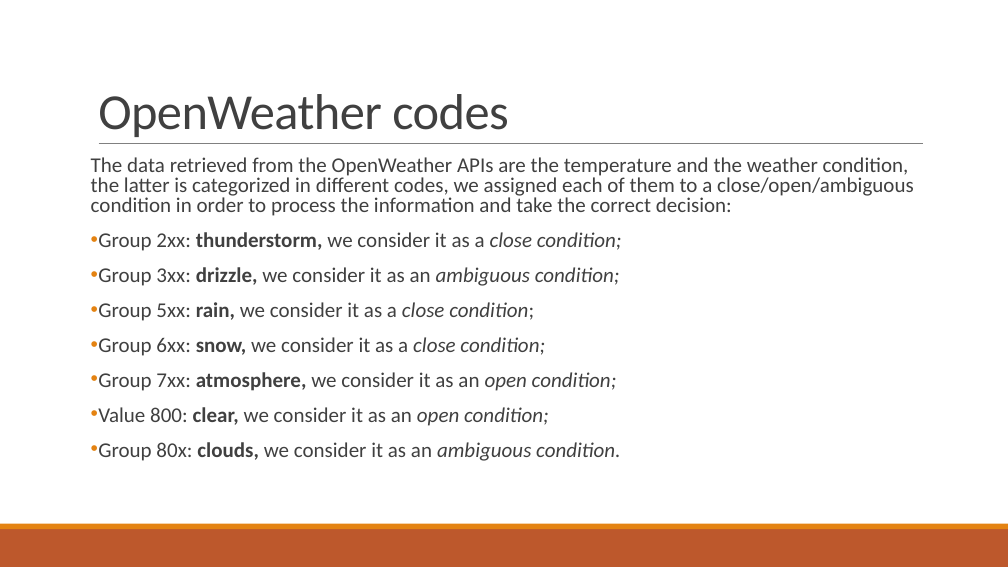
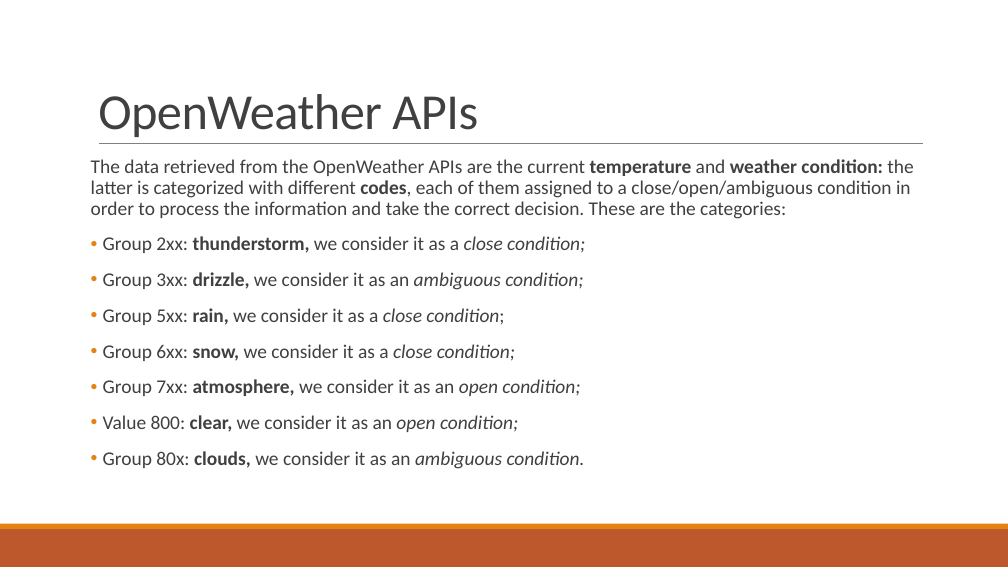
Before and after one commit to francescobaraldi/smart-neighborhood, a slide deck: slide 24 of Smart Neighborhood.pptx (slide 20 before the commit). Drawn at 1008x567 pixels with LibreOffice and Linux fonts; fonts in the diff are those of the drawing. Boxes give left, top, right and bottom in pixels: in the first picture for what was removed or moved away, otherwise in the second. Text is boxed around its words. In the diff, an @@ line names an element or a change of style, - is before the commit and + after.

```diff
--- a/Smart Neighborhood.pptx
+++ b/Smart Neighborhood.pptx
@@ title at <box>98,94,478,137</box>: text changed @@
-OpenWeather codes
+OpenWeather APIs
@@ text at <box>91,159,913,219</box>: text changed; size 20 to 18.5 pt @@
-The data retrieved from the OpenWeather APIs are the temperature and the weather condition, the latter is categorized in different codes, we assigned each of them to a close/open/ambiguous condition in order to process the information and take the correct decision:
+The data retrieved from the OpenWeather APIs are the current temperature and weather condition: the latter is categorized with different codes, each of them assigned to a close/open/ambiguous condition in order to process the information and take the correct decision. These are the categories:
@@ text at <box>103,236,585,469</box>: size 20 to 18.5 pt in "Group 2xx: thunderstorm, we consider it as ...", "Group 3xx: drizzle, we consider it as ...", "Group 5xx: rain, we consider it as ...", "Group 6xx: snow, we consider it as ..." and 3 more places; line spacing 0.8 to 0.9 @@
```
Also in this commit, not shown: 16 other slides changed, 8 slides added, 2 slides removed.
